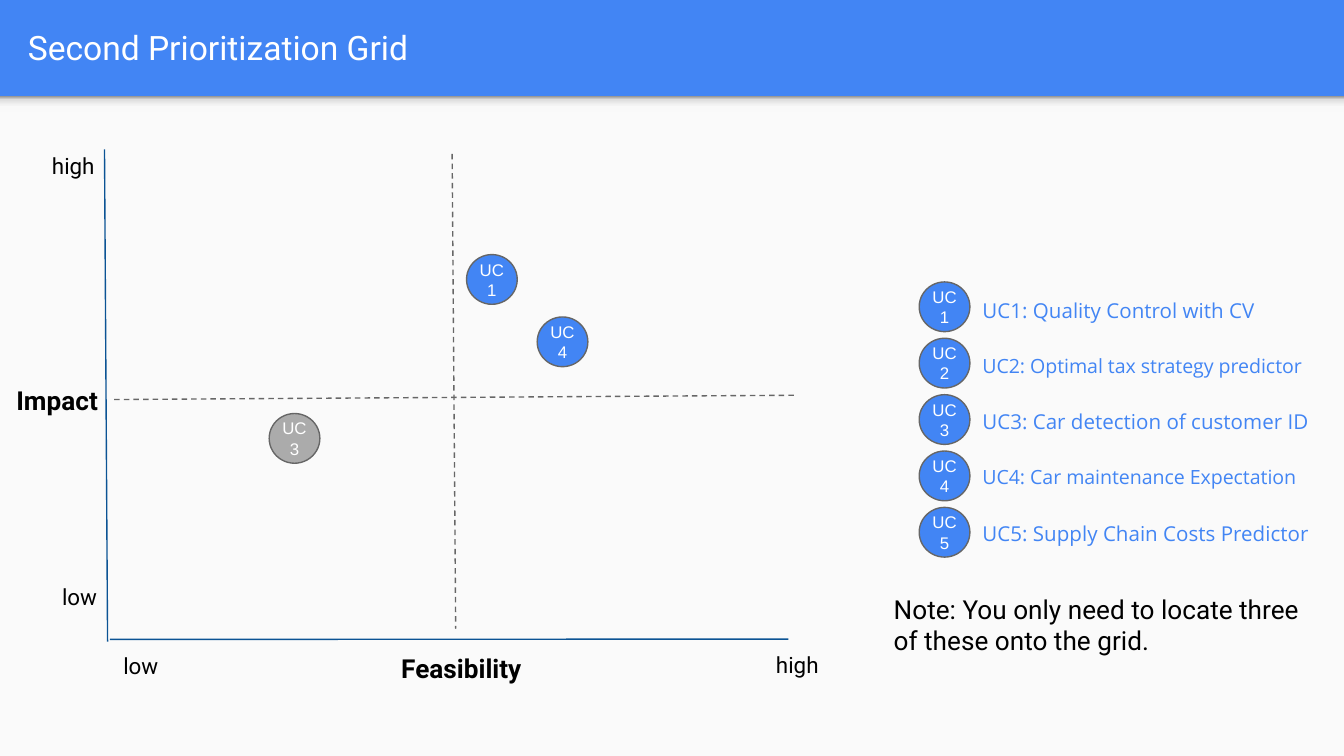
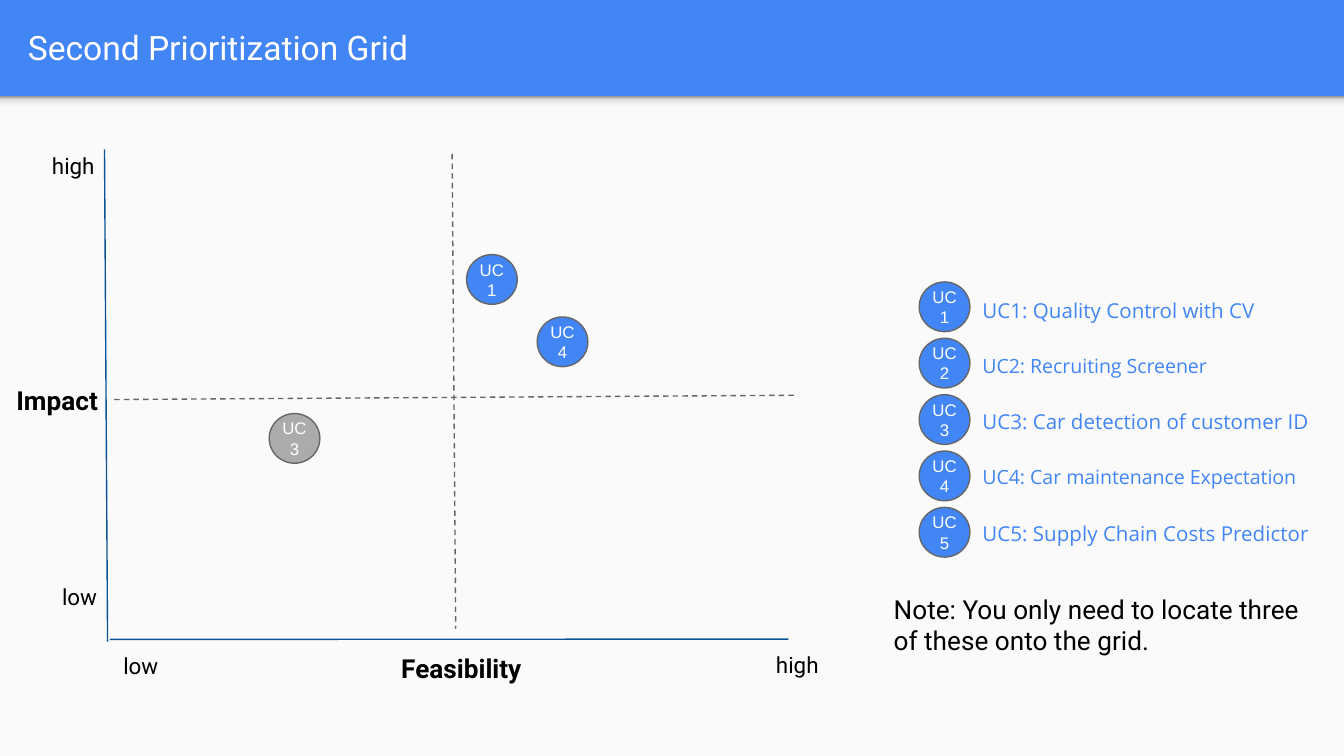
Before and after one commit to mohandesosama/Delivering-an-ML-AI-Strategy, a slide deck: slide 16 of 02_project-steps-aibl.pptx. Drawn at 1344x756 pixels with LibreOffice and Linux fonts; fonts in the diff are those of the drawing. Boxes give left, top, right and bottom in pixels: in the first picture for what was removed or moved away, otherwise in the second. Text is boxed around its words. In the diff, an @@ line names an element or a change of style, - is before the commit and + after.

```diff
--- a/02_project-steps-aibl.pptx
+++ b/02_project-steps-aibl.pptx
@@ text at box(982, 358, 1207, 378): text changed @@
-UC2: Optimal tax strategy predictor
+UC2: Recruiting Screener
```
Also in this commit, not shown: 5 other slides changed, 2 slides added, 2 slides removed, 1 other file.
